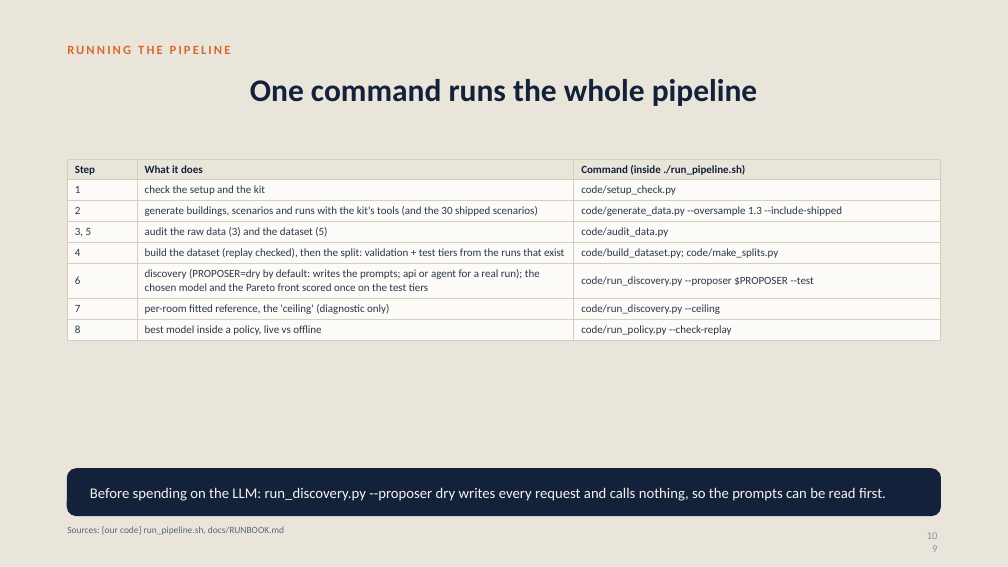
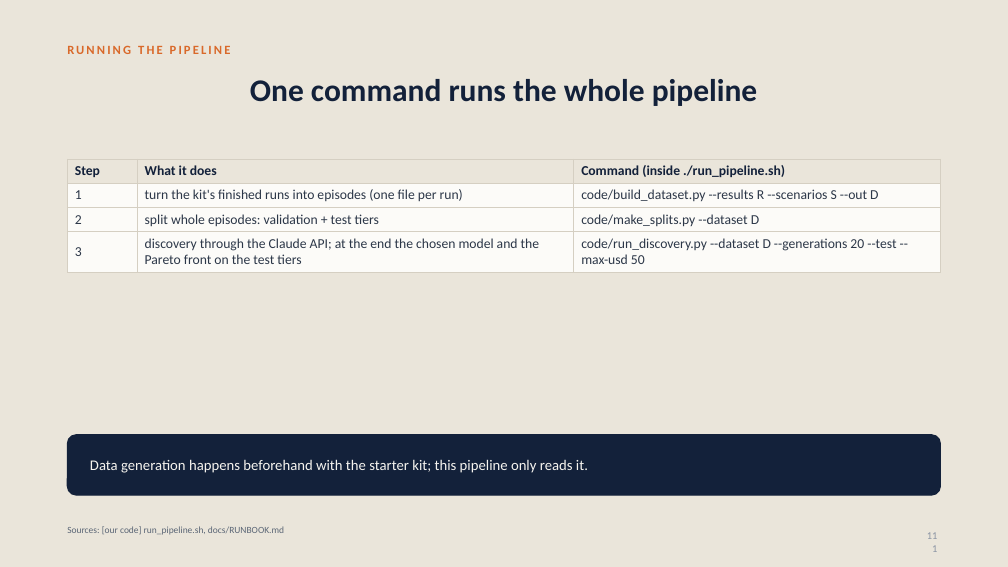
Before and after one commit to srivathsanb14/working-code, a slide deck: slide 111 of docs/One_Controller_for_Every_Building.pptx (slide 109 before the commit). Drawn at 1008x567 pixels with LibreOffice and Linux fonts; fonts in the diff are those of the drawing. Boxes give left, top, right and bottom in pixels: in the first picture for what was removed or moved away, otherwise in the second. Text is boxed around its words. In the diff, an @@ line names an element or a change of style, - is before the commit and + after.

```diff
--- a/docs/One_Controller_for_Every_Building.pptx
+++ b/docs/One_Controller_for_Every_Building.pptx
@@ table at (67,159,941,268) @@
-row 2: 1 | check the setup and the kit | code/setup_check.py
-row 3: 2 | generate buildings, scenarios and runs with the kit's tools (and the 30 shipped scenarios) | code/generate_data.py --oversample 1.3 --include-shipped
-row 4: 3, 5 | audit the raw data (3) and the dataset (5) | code/audit_data.py
-row 5: 4 | build the dataset (replay checked), then the split: validation + test tiers from the runs that exist | code/build_dataset.py; code/make_splits.py
-row 6: 6 | discovery (PROPOSER=dry by default: writes the prompts; api or agent for a real run); the chosen model and the Pareto front scored once on the test tiers | code/run_discovery.py --proposer $PROPOSER --test
-row 7: 7 | per-room fitted reference, the 'ceiling' (diagnostic only) | code/run_discovery.py --ceiling
-row 8: 8 | best model inside a policy, live vs offline | code/run_policy.py --check-replay
+row 2: 1 | turn the kit's finished runs into episodes (one file per run) | code/build_dataset.py --results R --scenarios S --out D
+row 3: 2 | split whole episodes: validation + test tiers | code/make_splits.py --dataset D
+row 4: 3 | discovery through the Claude API; at the end the chosen model and the Pareto front on the test tiers | code/run_discovery.py --dataset D --generations 20 --test --max-usd 50
@@ rounded rectangle: place and size @@
-rounded rectangle at (67,469,941,516)
+rounded rectangle at (67,435,941,495)
@@ rounded rectangle at (67,435,941,495): proportions changed @@
@@ text at (90,459,588,473): text changed @@
-Before spending on the LLM: run_discovery.py --proposer dry writes every request and calls nothing, so the prompts can be read first.
+Data generation happens beforehand with the starter kit; this pipeline only reads it.
@@ page number at (915,526,945,548): text changed @@
-109
+111
```
Also in this commit, not shown: 11 other slides changed, 2 slides added, 16 other files.
